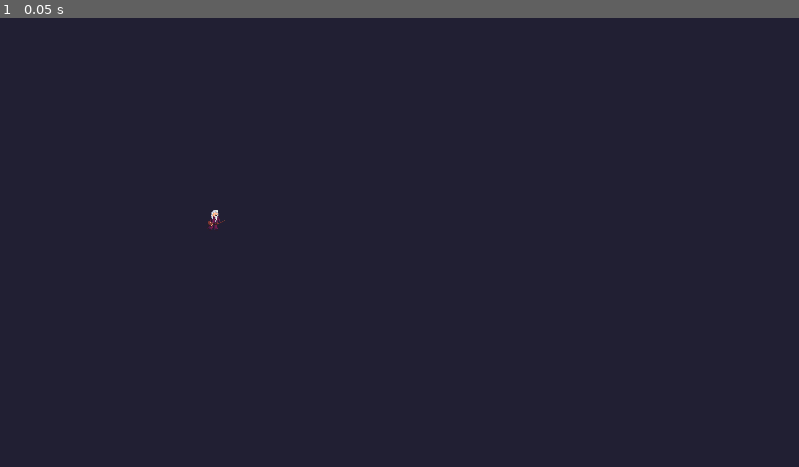
Above: before the commit, frame 1.
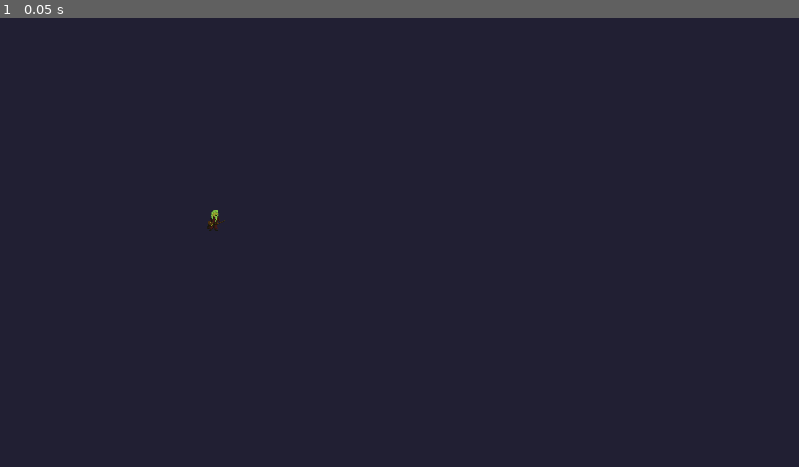
Above: after the commit, the same moment.

Repository: douwest/wizards
Game: Godot game, scene res://Characters/Scenes/Character.tscn
The game is run twice, just before and just after one commit, with the same random seed, the same clock (stepped at 60 frames per second) and the same inputs. This scene is started directly instead of the project's main scene.
Inputs:
- Up to frame 1 (0.05 s): no input

The runs differ from the first frame. In frame 1, less than 0.1% of the frame differs, in the area x 25-29%, y 42-48%.

Commit message:
random color for char

Diff:
--- a/Characters/Scripts/Character/Character.gd
+++ b/Characters/Scripts/Character/Character.gd
@@ -33,6 +33,7 @@
 puppet var puppet_posture = Posture.MEDIUM
 
 func _ready():
+	sprite.modulate = Color(randf(), randf(), randf(), 1)
 	speed = Vector2(run_speed, jump_strength)
 	if is_network_master():
 		camera = Camera2D.new()
